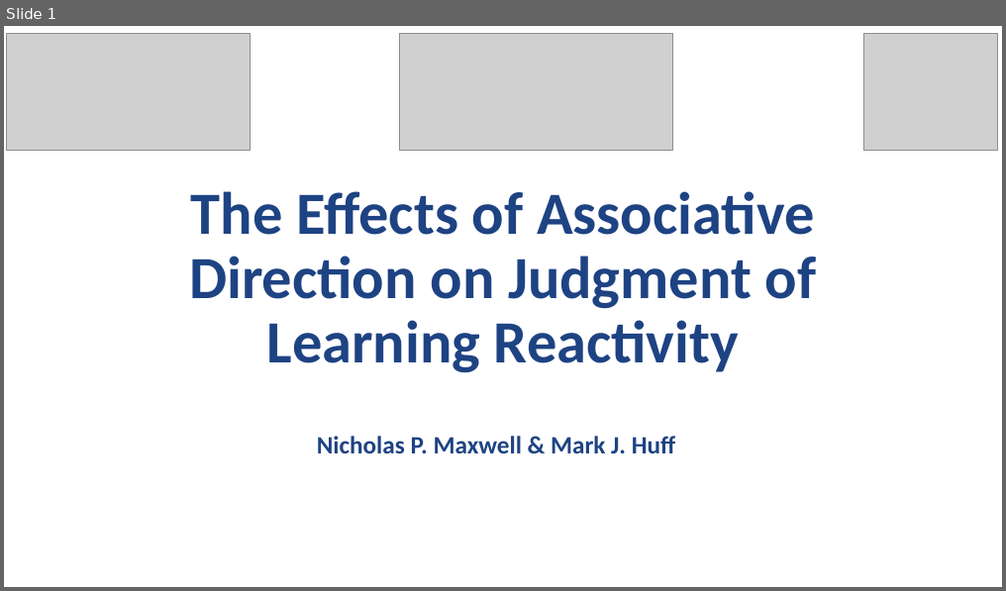
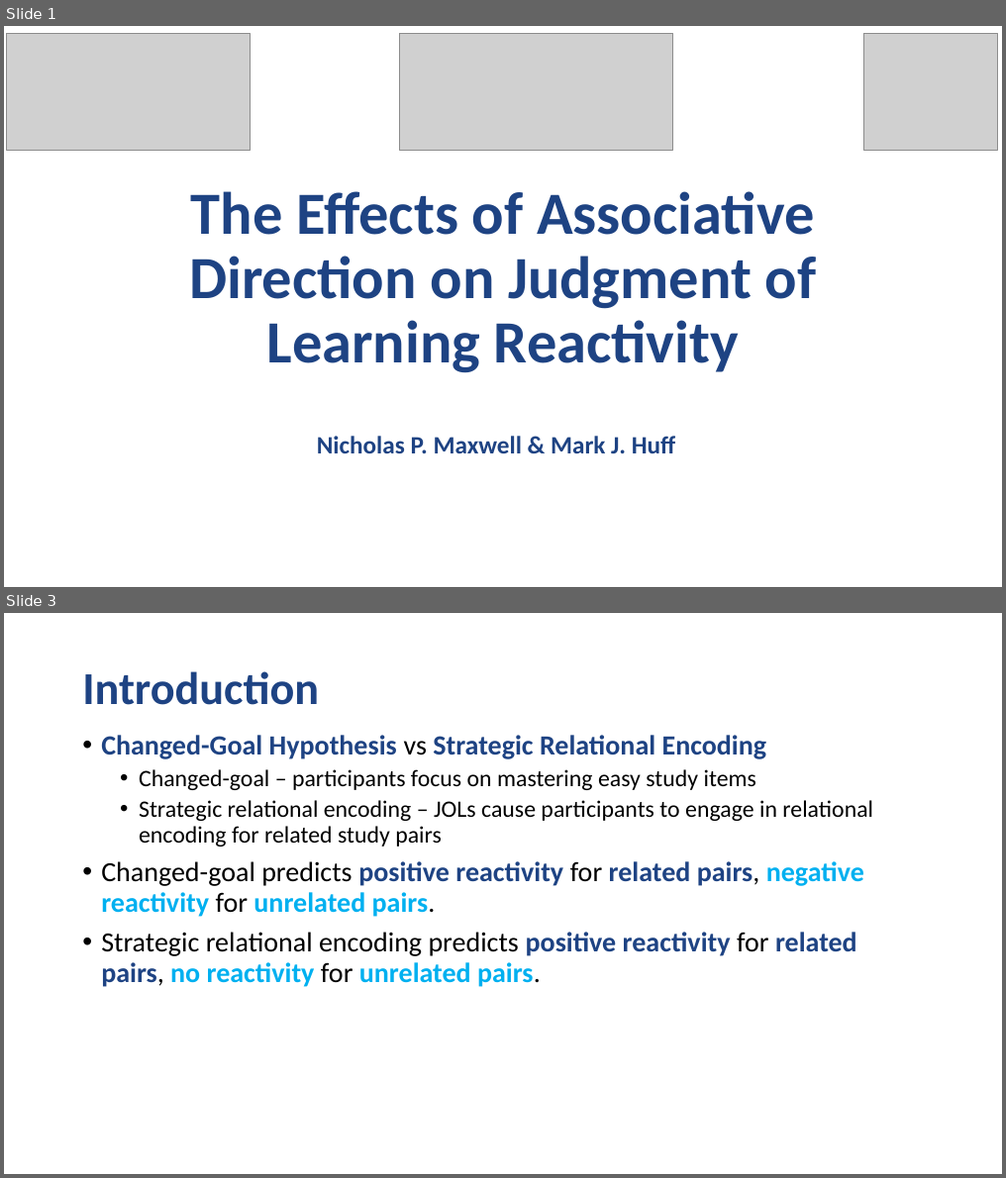
Before and after one commit to npm27/JOL-Reactivity-1, a slide deck: 6 Presentations/JOL Reactivity.pptx. Shown one above the other, each under a label of ours: slide 1 before the commit, slides 1 and 3 after it; the slides between them are not shown. The pictures are 1006x591 and 1006x1178 pixels, drawn with LibreOffice and Linux fonts; fonts in the diff are those of the drawing; grey boxes stand for pictures. Boxes give left, top, right and bottom in pixels: in the first picture for what was removed or moved away, otherwise in the second. Text is boxed around its words. In the diff, an @@ line names an element or a change of style, - is before the commit and + after.

```diff
--- a/6 Presentations/JOL Reactivity.pptx
+++ b/6 Presentations/JOL Reactivity.pptx
@@ slide 3 added at (4, 613, 1002, 1174), background #FFFFFF @@
@@ title added at (82, 671, 319, 705), 33 pt, text #1E4383, bold @@
+Introduction
@@ text added at (101, 735, 873, 987), 20 pt, text #000000 @@
+• Changed-Goal Hypothesis vs Strategic Relational Encoding
+  • Changed-goal – participants focus on mastering easy study items
+  • Strategic relational encoding – JOLs cause participants to engage in relational encoding for related study pairs
+• Changed-goal predicts positive reactivity for related pairs, negative reactivity for unrelated pairs.
+• Strategic relational encoding predicts positive reactivity for related pairs, no reactivity for unrelated pairs.
```
Also in this commit, not shown: 2 slides changed, 1 slide removed.
